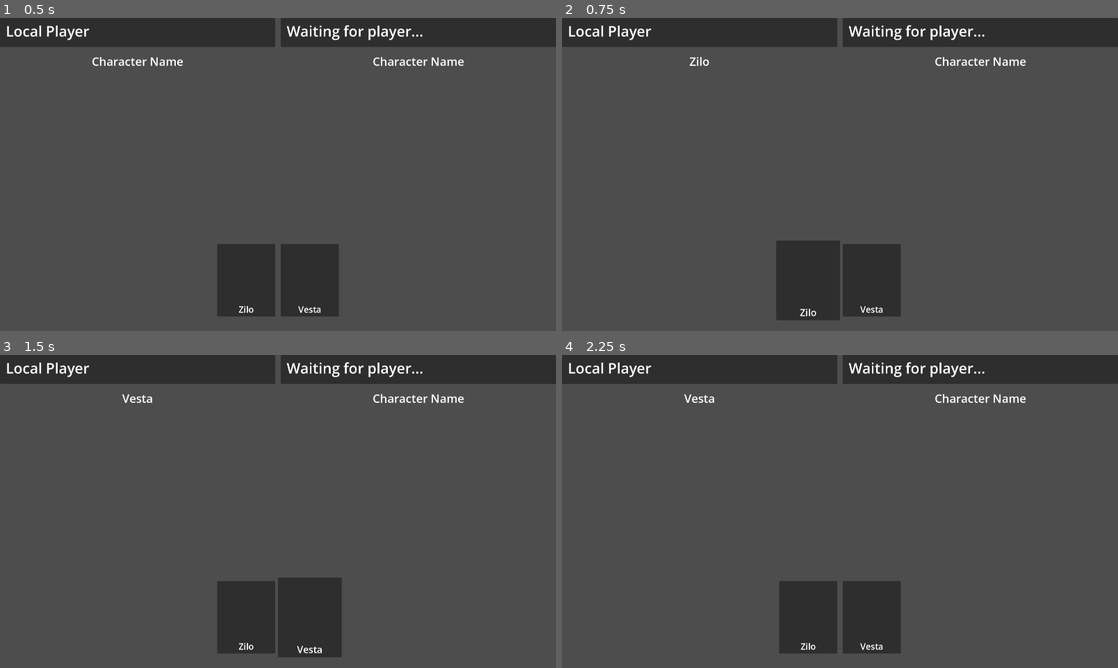
Above: before the commit, frames 1-4 (two rows, left to right).
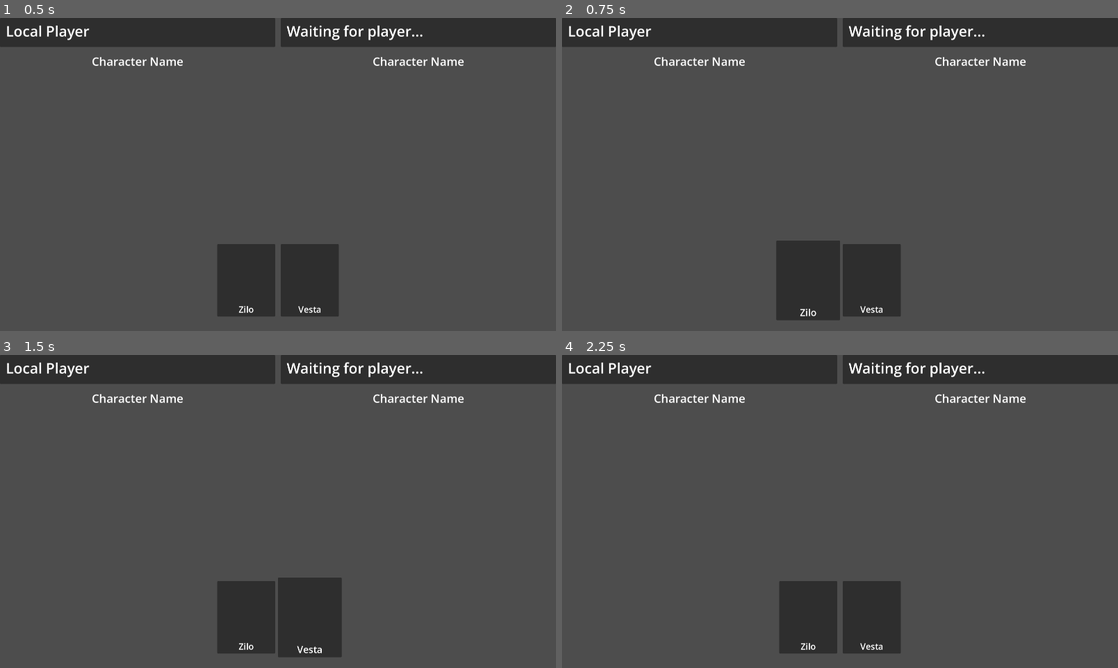
Above: after the commit, the same moments.

Repository: CUGG-2025-Puzzlers/hex-arena
Game: Godot game, scene res://scenes/character_select.tscn
The game is run twice, just before and just after one commit, with the same random seed, the same clock (stepped at 60 frames per second) and the same inputs. This scene is started directly instead of the project's main scene.
Inputs (mouse positions are in pixels of both pictures, inside the frame that each line leads up to):
- Up to frame 1 (0.5 s): no input
- Up to frame 2 (0.75 s): tap Enter at 0.5 s; move the mouse to (806, 280) at 0.52 s; tap Space (fire_magic) at 0.6 s; click (806, 280) at 0.67 s
- Up to frame 3 (1.5 s): tap Space (fire_magic) at 1.25 s; move the mouse to (311, 617) at 1.27 s; click (311, 617) at 1.35 s
- Up to frame 4 (2.25 s): tap Enter at 2 s; move the mouse to (895, 442) at 2.02 s; tap R (turn_pure_to_heavy) at 2.1 s; click (895, 442) at 2.17 s

Frame 1 is identical in both runs. In frame 2, 0.2% of the frame differs, in the area x 16-33%, y 12-16%; in frame 3, 0.2%; in frame 4, 0.2%.
Error after the commit: Invalid access to property or key '1' on a base object of type 'Dictionary'. (res://scripts/character_select.gd:45)

Commit message:
Changed rpc to also call on local client

Diff:
--- a/scripts/character_select.gd
+++ b/scripts/character_select.gd
@@ -33,23 +33,28 @@
 
 # Sets this client's selected character on all clients
 func _on_character_selected(character: Util.Character):
-	MultiplayerManager.set_player_character(multiplayer.get_unique_id(), character)
 	_set_character.rpc(character)
-
-	_local_character_name.text = _get_character_name(character)
-	# TODO: Set local character art here
 
 #endregion
 
 # Sets the sending client's selected character on this client
-@rpc("any_peer", "reliable")
+@rpc("call_local", "any_peer", "reliable")
 func _set_character(character: Util.Character):
 	var sender_id = multiplayer.get_remote_sender_id()
+	var sender_is_local_client = sender_id == multiplayer.get_unique_id()
 	print("%s selected %s" % [MultiplayerManager.players[sender_id].name, Util.Character.keys()[character]])
 	MultiplayerManager.set_player_character(sender_id, character)
+	_set_character_info(character, sender_is_local_client)
 
-	_remote_character_name.text = _get_character_name(character)
-	# TODO: Set remote character art here
+func _set_character_info(character: Util.Character, is_local_client: bool):
+	var character_name = Util.Character.keys()[character]
+
+	if is_local_client:
+		_local_character_name.text = character_name
+		_local_character_art.texture = null
+	else:
+		_remote_character_name.text = character_name
+		_remote_character_art.texture = null
 
 # Returns the name associated with the given character enum
 # If the given enum is None, returns a default string
